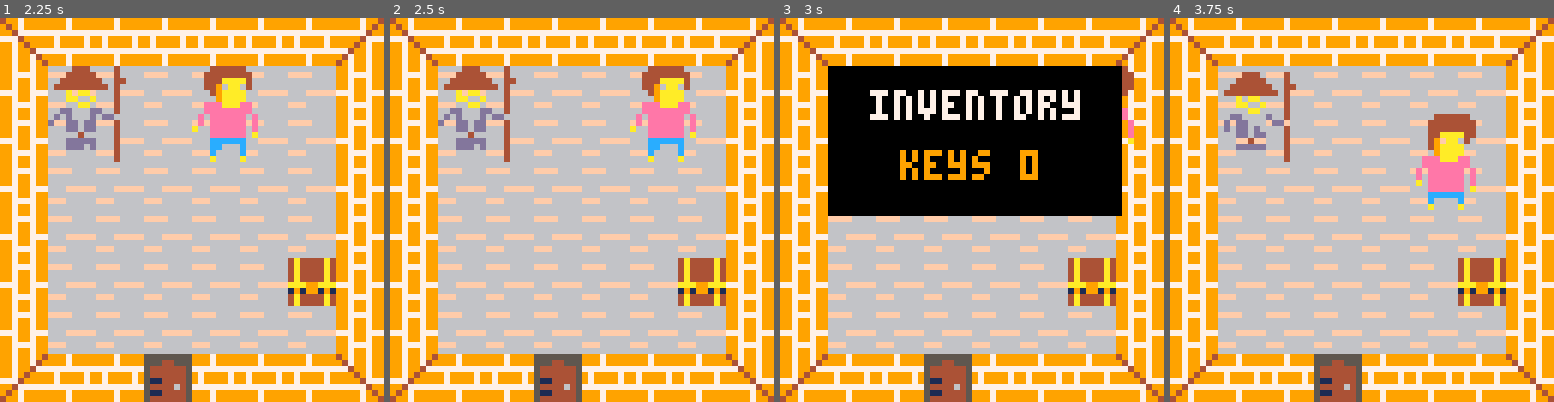
Above: before the commit, frames 1-4 (left to right).
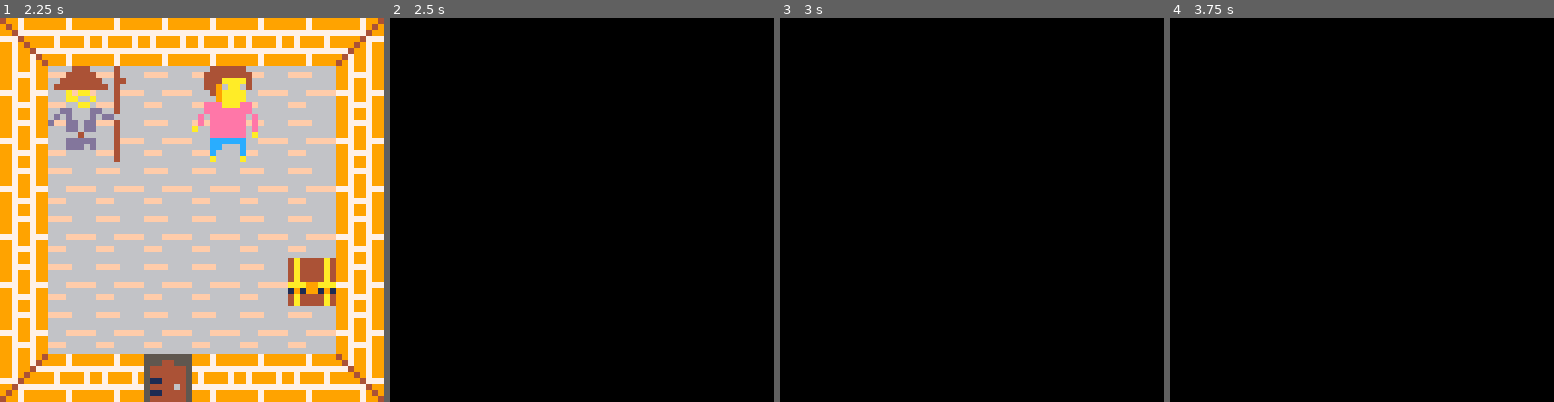
Above: after the commit, the same moments.

Repository: EmilieRobert33/LOWREZJAM
Game: PICO-8 cartridge tata.p8
Same seed, same stepped clock (60 frames per second), same inputs: the game is played once before the commit and once after it.
Inputs:
- Up to frame 1 (2.25 s): tap X (X key) at 0.33, 1.07, 1.85 s; hold Right 1.6-2.1 s; hold Up from 2.15 s (still down)
- Up to frame 2 (2.5 s): release Up at 2.42 s; hold Right from 2.47 s (still down)
- Up to frame 3 (3 s): keep holding Right; tap X (X key) at 2.97 s
- Up to frame 4 (3.75 s): release Right at 3.03 s; hold Left 3.08-3.58 s; hold Down from 3.63 s (still down)

Frame 1 is identical in both runs. In frame 2, 100% of the frame differs, in the area x 0-100%, y 0-100%; in frame 3, 74%; in frame 4, 100%.

Commit message:
changement etat après 3pas

Diff:
--- a/tata.p8
+++ b/tata.p8
@@ -18,7 +18,7 @@
 		--update_map()
 		move_player()
 		if (nbr_pas == 3) then
-			etat="explo_maison"
+			etat="dialogue_debut_sensei"
 		end
 		anim_player()
 	elseif etat=="explo_hot_dog_city" then
@@ -206,6 +206,9 @@
 		newx=59
 		newy=26
 
+		--etat="dialogue_debut_sensei"
+		--p.x=21*8
+		--p.y=24*8
 	end
 end
 
@@ -389,14 +392,14 @@
 4f4f94f4ffffffff191991914a4444a45444464550000005fff5ffffffffffffff9fff9fffffffff994777777777777777777499000000000000000000000000
 444ff9f9ffffffff4a4444a44a4444a45114444550000005ff55ffffffffffffff8fff8fff8fff8f949799999997999999997949000000000000000000000000
 999fffffffffffff4a4444a44a4444a45444444550000005f55ffffffffffffff444f444f444f444499799999997999999997994000000000000000000000000
-ffffffff1111111144444444ffffffff1111111144444444994444444499449999444444f999999f1555555100010000bbbbbbbbffffffff0000000000000000
-ffffffff1111111144444444f999f99fccc1111144494444994499944444449999449994999999995565555500111100bbbbbbbbffffffff0000000000000000
-ffffffff1111111144444444ffffffff11111111999499949944444444444499994444449949994955555555000a0000bbbbbbbbffffffff0000000000000000
-ffffffff1111111144444444ffffffff11ccc11144444444994444449994449999444444499999995555556505959500bbbbbbbbffffffff0000000000000000
-ffffffff1111111144444444fff999ff1111111144494444994994444444449999499444999949995655555550454050bbbbbbbbffffffff0000000000000000
-ffffffff1111111144444444ffffffff11111cc19994999499444444444444999944444499949999c855555500666000bbbbbbbbffffffff0000000000000000
-ffffffff1111111144444444f999ffff1111111144444444994444444994449999444444d999949fc885555100505000bbbbbbbbffffffff0000000000000000
-ffffffff1111111144444444ffffffff1cccc11144444444994449944499449999444994ddddddffccc5511100505000bbbbbbbbffffffff0000000000000000
+ffffffff1111111144444444ffffffff1111111144444444994444444499449999444444f999999f1555555100010000ffffffffffffffff0000000000000000
+ffffffff1111111144444444f999f99fccc1111144494444994499944444449999449994999999995565555500111100ffffffffffffffff0000000000000000
+ffffffff1111111144444444ffffffff11111111999499949944444444444499994444449949994955555555000a0000ffffffffffffffff0000000000000000
+ffffffff1111111144444444ffffffff11ccc11144444444994444449994449999444444499999995555556505959500ffffffffffffffff0000000000000000
+ffffffff1111111144444444fff999ff1111111144494444994994444444449999499444999949995655555550454050ffffffffffffffff0000000000000000
+ffffffff1111111144444444ffffffff11111cc19994999499444444444444999944444499949999c855555500666000ffffffffffffffff0000000000000000
+ffffffff1111111144444444f999ffff1111111144444444994444444994449999444444d999949fc885555100505000ffffffffffffffff0000000000000000
+ffffffff1111111144444444ffffffff1cccc11144444444994449944499449999444994ddddddffccc5511100505000ffffffffffffffff0000000000000000
 __gff__
 0000000000000000000000000000000000000100000200002000000000000000010101000003010000000000000000000000000000050000000000000000000000000000000000000000000000000000000000000000000000000000000000000000000000000000000000000000000000000000000000000000000000000000
 0000000000000000000000000000000000000000000000000000000000000000000000000000000000000000000000000000000000000000000000000000000000000000000000000000010101000000000000000000000000000100010000000200030105002000091001010100000000010000010000000001010040000000
